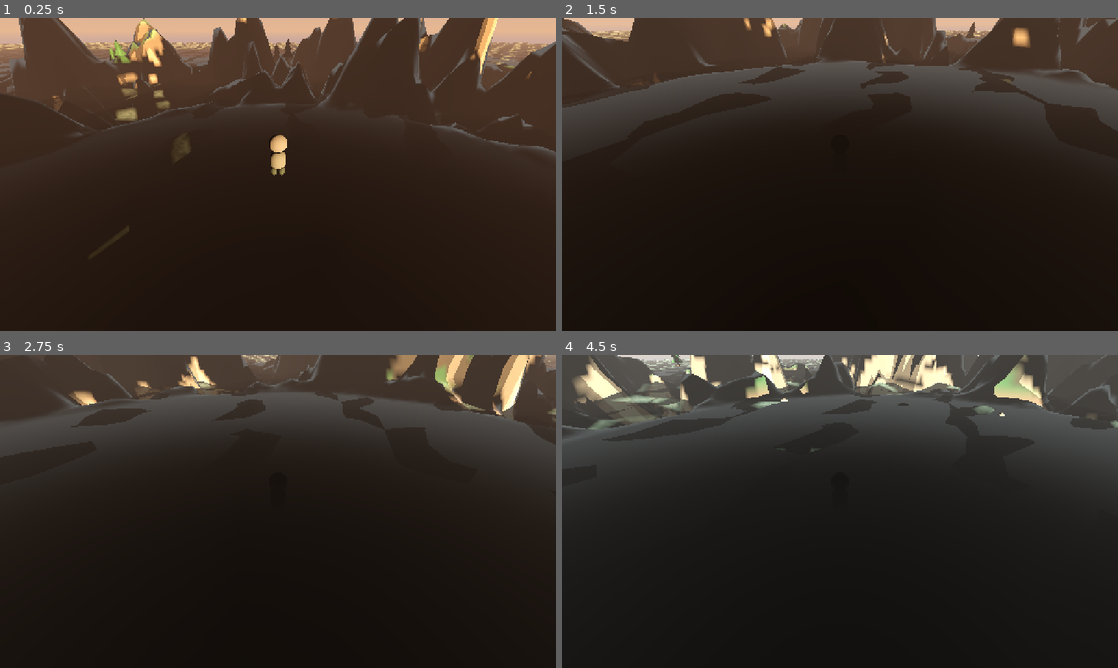
Above: before the commit, frames 1-4 (two rows, left to right).
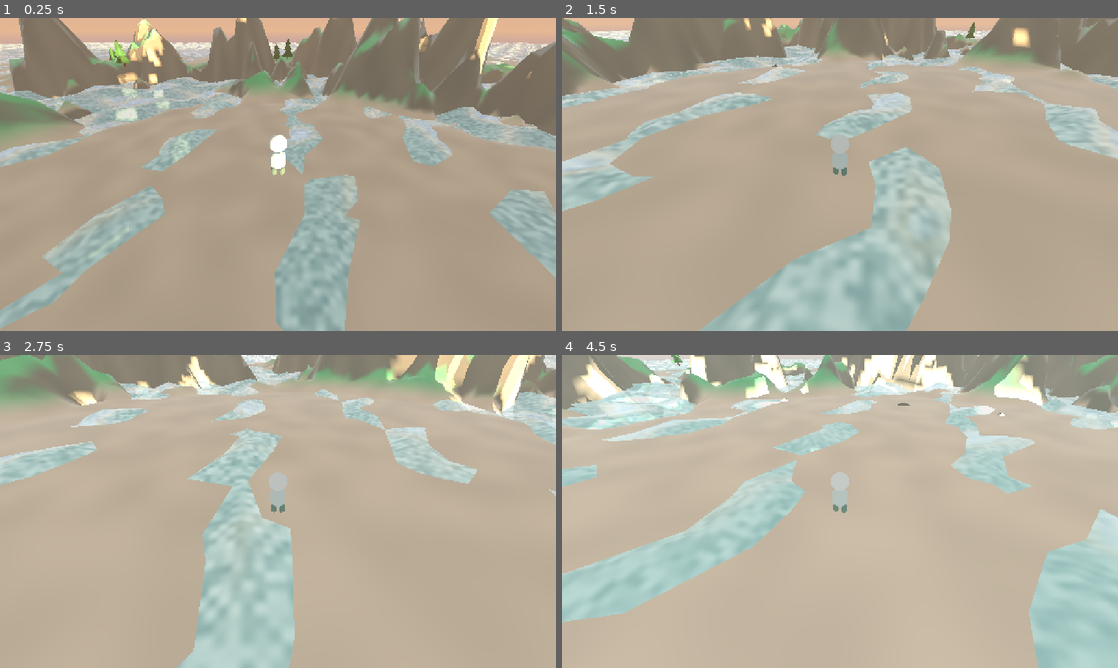
Above: after the commit, the same moments.

Repository: hunterbastian/yama
Game: Godot game, scene res://scenes/main.tscn
The game is run twice, just before and just after one commit, with the same random seed, the same clock (stepped at 60 frames per second) and the same inputs.
Inputs (mouse positions are in pixels of both pictures, inside the frame that each line leads up to):
- Up to frame 1 (0.25 s): no input
- Up to frame 2 (1.5 s): tap Enter at 0.5 s; move the mouse to (867, 174) at 0.52 s; hold R (regenerate) 0.53-1.28 s; hold W (move_forward) from 0.53 s (still down); tap Space (jump) at 0.77 s; move the mouse to (812, 174) at 1.27 s; tap Shift (sprint) at 1.35 s
- Up to frame 3 (2.75 s): keep holding W (move_forward); tap Space (jump) at 1.52 s; move the mouse to (289, 505) at 2.02 s; hold R (regenerate) from 2.03 s (still down)
- Up to frame 4 (4.5 s): keep holding W (move_forward); move the mouse to (834, 517) at 2.77 s; release R (regenerate) at 2.78 s; tap Shift (sprint) at 2.85, 4.35 s; tap Space (jump) at 3.02, 3.77 s; move the mouse to (878, 514) at 3.52 s; hold R (regenerate) 3.53-4.28 s; move the mouse to (795, 508) at 4.27 s

The runs differ from the first frame. In frame 1, 96% of the frame differs, in the area x 0-100%, y 0-100%; in frame 2, 99%; in frame 3, 100%; in frame 4, 100%.

Commit message:
feat: underwater fog override and terrain caustic patterns
Co-Authored-By: Claude Sonnet 4.6 <noreply@anthropic.com>

Diff:
--- a/scripts/main.gd
+++ b/scripts/main.gd
@@ -21,6 +21,7 @@
 
 var _water_base_y := 0.0
 var _game_time := 0.0
+var _underwater_blend := 0.0
 
 func _water_height_at(x: float, z: float) -> float:
 	var h := _water_base_y
@@ -108,6 +109,31 @@
 	fog_color = fog_color.lerp(SUNSET_FOG, sunset_factor * 0.7)
 	env.environment.fog_light_color = fog_color
 
+	# Underwater detection
+	var cam_pos: Vector3 = $Player/CameraPivot/Camera3D.global_position
+	var cam_water_y: float = _water_height_at(cam_pos.x, cam_pos.z)
+	var target_blend := 1.0 if cam_pos.y < cam_water_y else 0.0
+	_underwater_blend = lerpf(_underwater_blend, target_blend, 1.0 - exp(-delta * 8.0))
+
+	# Underwater fog/ambient override
+	if _underwater_blend > 0.01:
+		var underwater_fog := Color(0.05, 0.18, 0.25)
+		fog_color = fog_color.lerp(underwater_fog, _underwater_blend)
+		env.environment.fog_light_color = fog_color
+		env.environment.fog_density = lerpf(0.003, 0.05, _underwater_blend)
+		var underwater_ambient := Color(0.15, 0.35, 0.45)
+		env.environment.ambient_light_color = Color.WHITE.lerp(underwater_ambient, _underwater_blend)
+	else:
+		env.environment.fog_density = 0.003
+		env.environment.ambient_light_color = Color.WHITE
+
+	# Caustic uniform on terrain shader
+	var terrain_mesh: MeshInstance3D = terrain.get_node("MeshInstance3D")
+	var terrain_mat: ShaderMaterial = terrain_mesh.material_override
+	if terrain_mat:
+		terrain_mat.set_shader_parameter("caustic_strength", _underwater_blend)
+		terrain_mat.set_shader_parameter("water_y_uniform", _water_base_y)
+
 	# Volumetric fog plane — sync color with environment fog
 	var fog_mat: ShaderMaterial = fog_mesh.material_override
 	if fog_mat:
--- a/shaders/terrain.gdshader
+++ b/shaders/terrain.gdshader
@@ -6,6 +6,8 @@
 uniform float island_radius : hint_range(10.0, 100.0) = 55.0;
 uniform float meadow_radius : hint_range(0.0, 40.0) = 15.0;
 uniform float meadow_transition : hint_range(1.0, 20.0) = 10.0;
+uniform float caustic_strength : hint_range(0.0, 1.0) = 0.0;
+uniform float water_y_uniform = -10.0;
 
 varying float v_height;
 varying vec3 v_world_normal;
@@ -38,6 +40,21 @@
 	g.x = a0.x * x0.x + h.x * x0.y;
 	g.yz = a0.yz * x12.xz + h.yz * x12.yw;
 	return 130.0 * dot(m, g);
+}
+
+float hash(vec2 p) {
+	return fract(sin(dot(p, vec2(127.1, 311.7))) * 43758.5453);
+}
+
+float value_noise(vec2 p) {
+	vec2 i = floor(p);
+	vec2 f = fract(p);
+	f = f * f * (3.0 - 2.0 * f);
+	float a = hash(i);
+	float b = hash(i + vec2(1.0, 0.0));
+	float c = hash(i + vec2(0.0, 1.0));
+	float d = hash(i + vec2(1.0, 1.0));
+	return mix(mix(a, b, f.x), mix(c, d, f.x), f.y);
 }
 
 float terrain_height(vec2 pos) {
@@ -100,6 +117,13 @@
 	float variation = snoise(v_world_pos.xz * 0.3) * 0.04;
 	col += vec3(variation, variation * 0.8, variation * 0.6);
 
+	// Underwater caustics
+	if (caustic_strength > 0.0 && v_world_pos.y < water_y_uniform) {
+		float caustic = value_noise(v_world_pos.xz * 2.0 + TIME * vec2(0.3, 0.2));
+		caustic = pow(caustic, 2.0) * 0.4;
+		col += vec3(caustic) * caustic_strength;
+	}
+
 	// Rim light — bright silhouette edges
 	float rim = 1.0 - max(dot(NORMAL, VIEW), 0.0);
 	rim = smoothstep(0.5, 1.0, rim);
